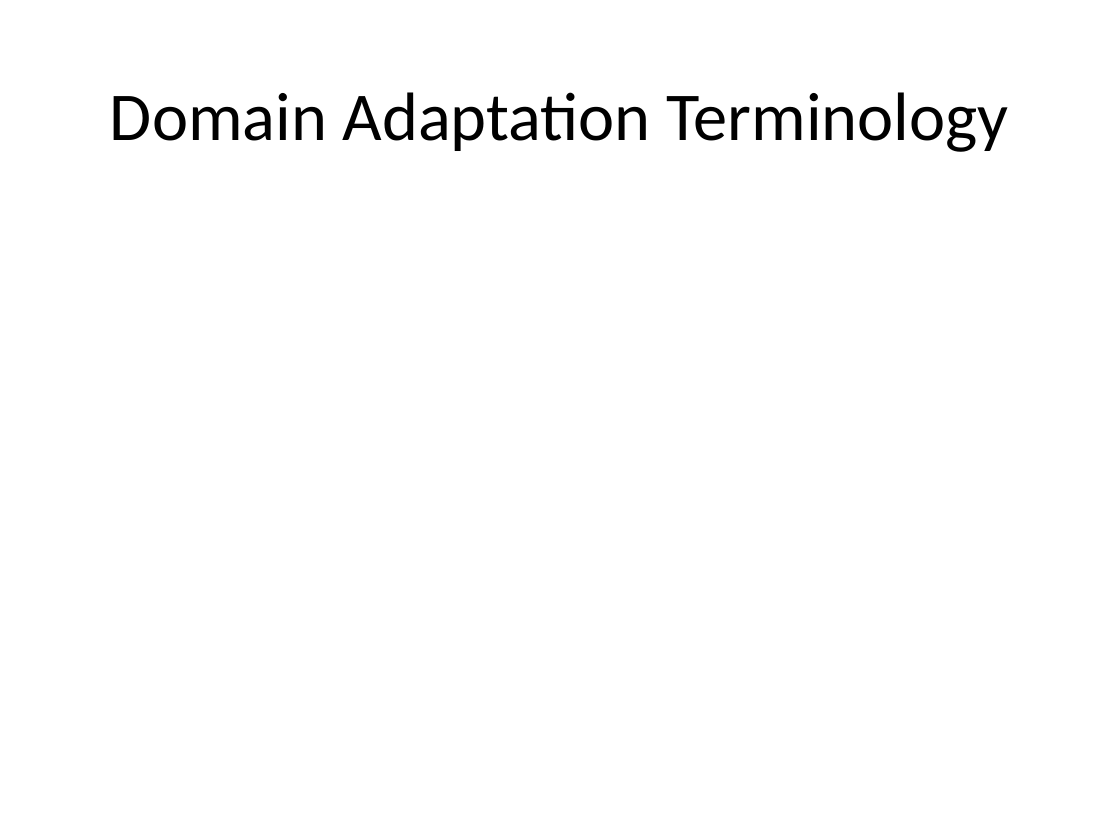
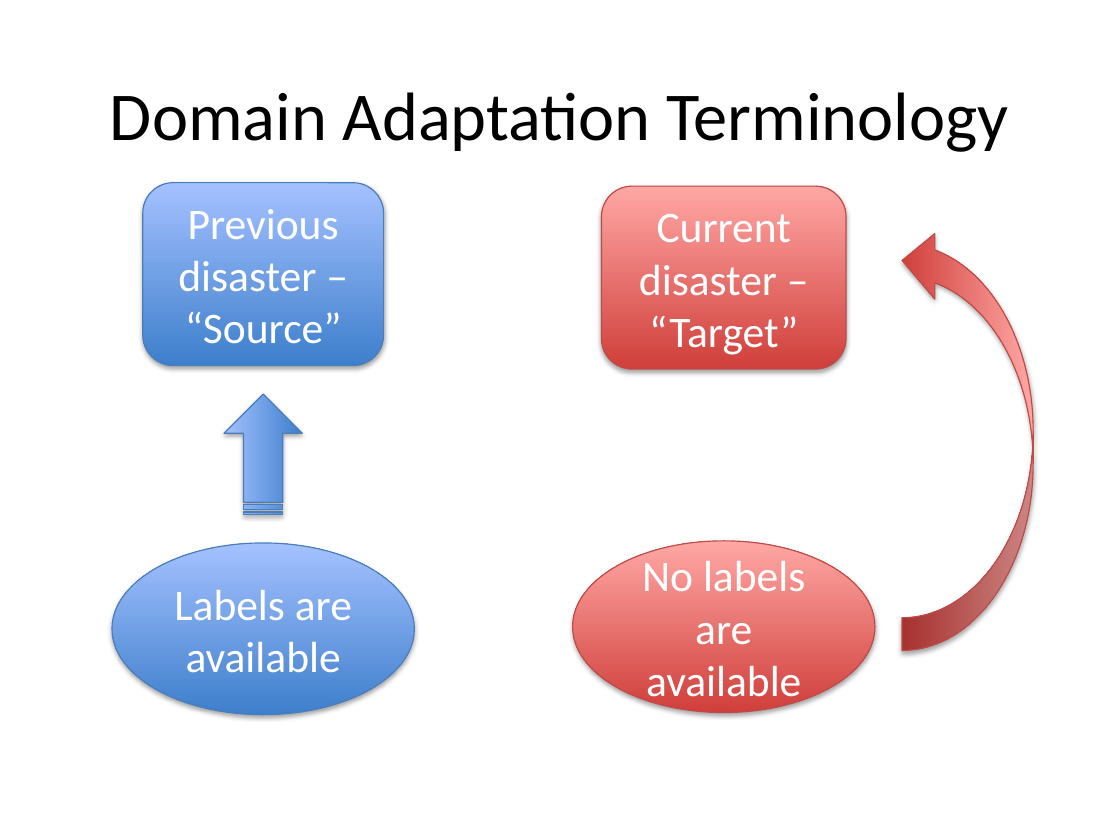
Before and after one commit to Oleksandra28/grad_forum, a slide deck: slide 23 of grad-presentation-sopova 2.pptx (slide 20 before the commit). Drawn at 1120x840 pixels with LibreOffice and Linux fonts; fonts in the diff are those of the drawing; background and template pictures are left out. Boxes give left, top, right and bottom in pixels: in the first picture for what was removed or moved away, otherwise in the second. Text is boxed around its words. In the diff, an @@ line names an element or a change of style, - is before the commit and + after.

```diff
--- a/grad-presentation-sopova 2.pptx
+++ b/grad-presentation-sopova 2.pptx
@@ rounded rectangle added at [142, 183, 383, 365], fill gradient #3F80CE to #A4C4FF, outline #4B7EBC 0.75 pt, 28 pt, text #FFFFFF @@
+Previous disaster – “Source”
@@ rounded rectangle added at [601, 186, 846, 368], fill gradient #D1403C to #FFA6A5, outline #BF4C48 0.75 pt, 28 pt, text #FFFFFF @@
+Current disaster – “Target”
@@ curved down arrow added at [902, 228, 1033, 651], fill gradient #D1403C to #FFA6A5, outline #BF4C48 0.75 pt @@
@@ striped right arrow added at [223, 395, 302, 515], fill gradient #3F80CE to #A4C4FF, outline #4B7EBC 0.75 pt @@
@@ ellipse added at [112, 543, 414, 715], fill gradient #3F80CE to #A4C4FF, outline #4B7EBC 0.75 pt, 28 pt, text #FFFFFF @@
+Labels are available
@@ ellipse added at [572, 541, 875, 712], fill gradient #D1403C to #FFA6A5, outline #BF4C48 0.75 pt, 28 pt, text #FFFFFF @@
+No labels are available
```
Also in this commit, not shown: 5 other slides changed, 7 slides added, 2 slides removed, 3 other files.
